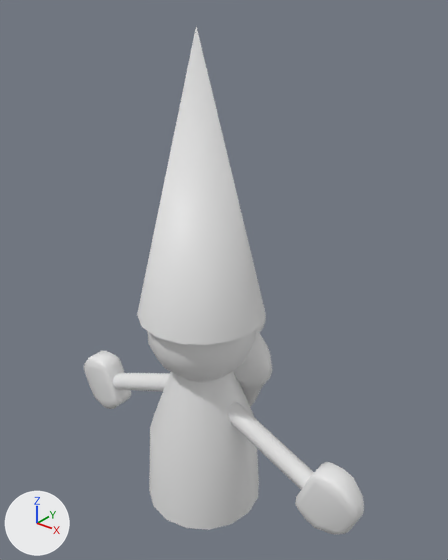
The FBX model Assets/Models/Customer.fbx as it was, and as the next commit left it.
Rendered twice from a camera (50 mm lens) standing at (1.062, -1.22, 1.569) and looking at (0.026, 0.075, 0.766). Arrows for +X, +Y and +Z are at lower left; the lights stay in place. Where no turn or scale is listed for an object, it has been applied to the vertices.

Before the edit, the objects in view are built like this:
```python
me_cube_001 = bpy.data.meshes.new('Cube.001')
me_cube_001.from_pydata(...)  # 160 vertices, 156 faces; spans x -0.569..0.569, y -0.042..0.042, z 0.134..0.339
me_cylinder = bpy.data.meshes.new('Cylinder')
me_cylinder.from_pydata(...)  # 26 vertices, 32 faces; spans x -0.189..0.189, y -0.189..0.189, z 0.684..1.469
me_cylinder_001 = bpy.data.meshes.new('Cylinder.001')
me_cylinder_001.from_pydata(...)  # 57 vertices, 48 faces; spans x -0.189..0.189, y -0.189..0.189, z 0.0..0.543
me_cylinder_003 = bpy.data.meshes.new('Cylinder.003')
me_cylinder_003.from_pydata(...)  # 176 vertices, 164 faces; spans x -0.424..0.424, y -0.031..0.031, z 0.225..0.426
me_sphere = bpy.data.meshes.new('Sphere')
me_sphere.from_pydata(...)  # 97 vertices, 96 faces; spans x -0.16..0.16, y -0.16..0.16, z 0.469..0.728
ob_arms = bpy.data.objects.new('Arms', me_cylinder_003)
ob_arms.location = (0.0, 0.0, 0.0)
ob_body = bpy.data.objects.new('Body', me_cylinder_001)
ob_body.location = (0.0, 0.0, 0.0)
ob_hands = bpy.data.objects.new('Hands', me_cube_001)
ob_hands.location = (0.0, 0.0, 0.0)
ob_hat = bpy.data.objects.new('Hat', me_cylinder)
ob_hat.location = (0.0, 0.0, 0.0)
ob_head = bpy.data.objects.new('Head', me_sphere)
ob_head.location = (0.0, 0.0, 0.0)
# also in view: 'Beard' at (0.0, 0.138, 0.418)
```
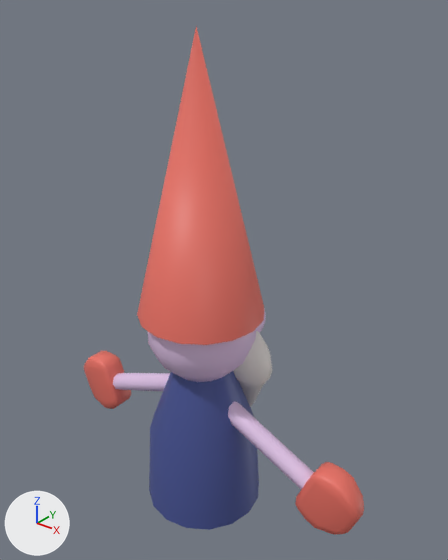
Commit message: F - gnome

The change, as a list of edits to the scene's bpy script:
```text
Add mat_material_003:
    mat_material_003 = principled_material('Material.003')
    mat_material_003.base_color = (0.0627, 0.0868, 0.295)  # blue #475394
Add mat_material:
    mat_material = principled_material('Material')
    mat_material.base_color = (0.8, 0.161, 0.125)  # red #e77063
Add mat_material_001:
    mat_material_001 = principled_material('Material.001')
    mat_material_001.base_color = (0.747, 0.552, 0.806)  # white #e0c4e8
Change me_cylinder:
    where me_cylinder.from_pydata(...)  # 26 vertices, 32 faces; spans x -0.189..0.189, y -0.189..0.189, z 0.684..1.469
    add me_cylinder.materials.append(mat_material)  # red #e77063
Change me_cube_001:
    where me_cube_001.from_pydata(...)  # 160 vertices, 156 faces; spans x -0.569..0.569, y -0.042..0.042, z 0.134..0.339
    add me_cube_001.materials.append(mat_material)  # red #e77063
Change me_cylinder_001:
    where me_cylinder_001.from_pydata(...)  # 57 vertices, 48 faces; spans x -0.189..0.189, y -0.189..0.189, z 0.0..0.543
    add me_cylinder_001.materials.append(mat_material_003)  # blue #475394
Change me_cylinder_003:
    where me_cylinder_003.from_pydata(...)  # 176 vertices, 164 faces; spans x -0.424..0.424, y -0.031..0.031, z 0.225..0.426
    add me_cylinder_003.materials.append(mat_material_001)  # white #e0c4e8
```

Boxes [x1, y1, x2, y2] around the edits, measured in the pictures (448 x 560 px):
'Hat', recoloured (white to red): [137, 26, 264, 345] in both
'Body', recoloured (white to blue): [149, 371, 259, 530] in both
'Hands', recoloured (white to red): [84, 351, 364, 535] in both
'Arms', recoloured: [113, 373, 314, 489] in both
